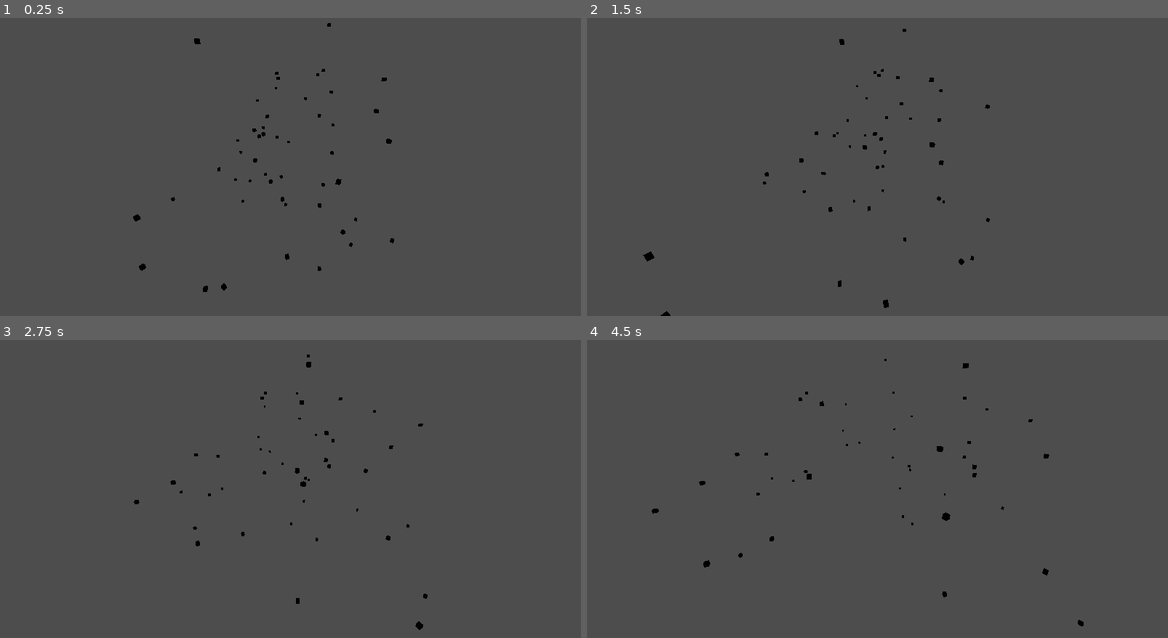
Above: before the commit, frames 1-4 (two rows, left to right).
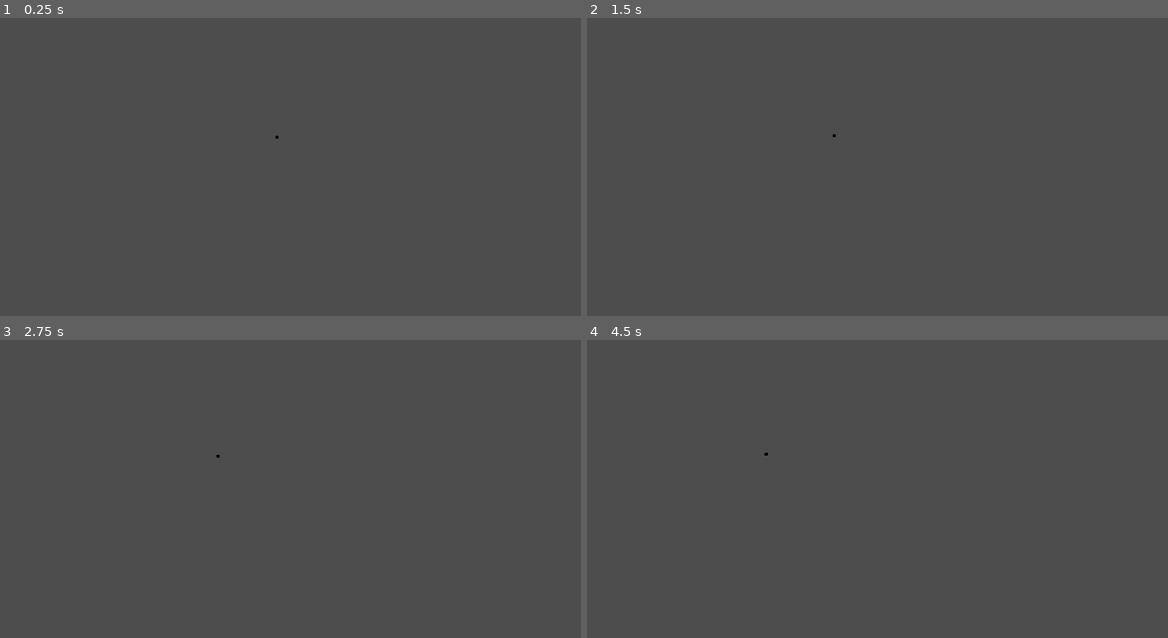
Above: after the commit, the same moments.

Repository: E-liane/Fishies_Simulation
Game: Godot game, scene res://Scenes/main.tscn
The game is run twice, just before and just after one commit, with the same random seed, the same clock (stepped at 60 frames per second) and the same inputs.
Inputs:
- Up to frame 1 (0.25 s): no input
- Up to frame 2 (1.5 s): no input
- Up to frame 3 (2.75 s): no input
- Up to frame 4 (4.5 s): no input

The runs differ from the first frame. In frame 1, 0.4% of the frame differs, in the area x 22-68%, y 1-92%; in frame 2, 0.4%; in frame 3, 0.3%; in frame 4, 0.4%.

Commit message:
feat: Fishies now come back in area when they go out

Diff:
--- a/Scenes/Fish.tscn
+++ b/Scenes/Fish.tscn
@@ -12,7 +12,7 @@
 [sub_resource type="ConvexPolygonShape3D" id="ConvexPolygonShape3D_71gbd"]
 points = PackedVector3Array(0, 0, 0, 0.5, -1, 0.5, 0.5, -1, -0.5, -0.5, -1, -0.5, -0.5, -1, 0.5)
 
-[node name="Fish" type="StaticBody3D"]
+[node name="Fish" type="CharacterBody3D"]
 script = ExtResource("1_15fnf")
 speed = 5.0
 
@@ -25,6 +25,10 @@
 transform = Transform3D(0.5, 0, 0, 0, 0.5, 0, 0, 0, 0.5, 0, 0, 0)
 shape = SubResource("BoxShape3D_ii2ng")
 
-[node name="CollisionShape3D2" type="CollisionShape3D" parent="."]
+[node name="Eyes" type="Area3D" parent="."]
+collision_layer = 2
+collision_mask = 2
+
+[node name="CollisionShape3D2" type="CollisionShape3D" parent="Eyes"]
 transform = Transform3D(-1.31134e-07, -3, 0, 3, -1.31134e-07, 0, 0, 0, 3, 0, 0, 0)
 shape = SubResource("ConvexPolygonShape3D_71gbd")
--- a/Scenes/main.tscn
+++ b/Scenes/main.tscn
@@ -1,22 +1,33 @@
-[gd_scene load_steps=3 format=3 uid="uid://c8j7b0vqxgu1x"]
+[gd_scene load_steps=5 format=3 uid="uid://c8j7b0vqxgu1x"]
 
-[sub_resource type="SphereShape3D" id="SphereShape3D_rlixt"]
+[ext_resource type="Script" uid="uid://csmn5hr03dwtb" path="res://Scripts/center_limit.gd" id="1_bo1nx"]
+[ext_resource type="Script" uid="uid://cdo323bp1tr5" path="res://Scripts/edge_limit.gd" id="2_8gbba"]
+
+[sub_resource type="SphereShape3D" id="SphereShape3D_8gbba"]
 radius = 5.0
 
-[sub_resource type="SphereShape3D" id="SphereShape3D_7u77a"]
+[sub_resource type="SphereShape3D" id="SphereShape3D_bo1nx"]
 radius = 25.0
 
 [node name="Main" type="Node3D"]
 
 [node name="Center_Limit" type="Area3D" parent="."]
+priority = 1
+script = ExtResource("1_bo1nx")
 
 [node name="CollisionShape3D" type="CollisionShape3D" parent="Center_Limit"]
-shape = SubResource("SphereShape3D_rlixt")
+shape = SubResource("SphereShape3D_8gbba")
 
 [node name="Edge_Limit" type="Area3D" parent="."]
+script = ExtResource("2_8gbba")
 
 [node name="CollisionShape3D" type="CollisionShape3D" parent="Edge_Limit"]
-shape = SubResource("SphereShape3D_7u77a")
+shape = SubResource("SphereShape3D_bo1nx")
 
 [node name="Camera3D" type="Camera3D" parent="."]
 transform = Transform3D(1, 0, 0, 0, 0.922214, 0.386679, 0, -0.386679, 0.922214, 0, 15.4828, 34.807)
+
+[connection signal="body_entered" from="Center_Limit" to="Center_Limit" method="_on_body_entered"]
+[connection signal="body_exited" from="Center_Limit" to="Center_Limit" method="_on_body_exited"]
+[connection signal="body_entered" from="Edge_Limit" to="Edge_Limit" method="_on_body_entered"]
+[connection signal="body_exited" from="Edge_Limit" to="Edge_Limit" method="_on_body_exited"]
--- a/Scripts/World.gd
+++ b/Scripts/World.gd
@@ -5,7 +5,7 @@
 
 @onready var main = get_node("/root/Main/")
 
-var nb_of_fishies : int = 50 #SET UP THE NB OF FISHES
+var nb_of_fishies : int = 1 #SET UP THE NB OF FISHES
 
 var fish_scene : PackedScene = preload("res://Scenes/Fish.tscn")
 
--- /dev/null
+++ b/Scripts/center_limit.gd
@@ -0,0 +1,7 @@
+extends Area3D
+
+func _on_body_entered(body):
+	body.change_state("too_close")
+
+func _on_body_exited(body):
+	body.change_state("in_school")
--- /dev/null
+++ b/Scripts/edge_limit.gd
@@ -0,0 +1,7 @@
+extends Area3D
+
+func _on_body_entered(body):
+	body.change_state("in_school")
+
+func _on_body_exited(body):
+	body.change_state("too_far")
--- a/Scripts/fish.gd
+++ b/Scripts/fish.gd
@@ -1,7 +1,18 @@
-extends StaticBody3D
+extends CharacterBody3D
 
 @export var speed : float
+
+var state : String = "in_school" # "in_school", "too_far", "too_close"
 
 func _process(delta):
 	var forward = transform.basis.x
 	position += forward * speed * delta
+
+	if (state == "too_far"):
+		position = position - position.normalized() / 10
+	elif (state == "too_close"):
+		position = position + position.normalized() / 10
+
+func change_state(new_state : String):
+	state = new_state
+	print(state)
Not shown, added: Scripts/center_limit.gd.uid
Not shown, added: Scripts/edge_limit.gd.uid
Not shown, added: Fish_School_Simulation.csproj
Not shown, added: Fish_School_Simulation.sln
